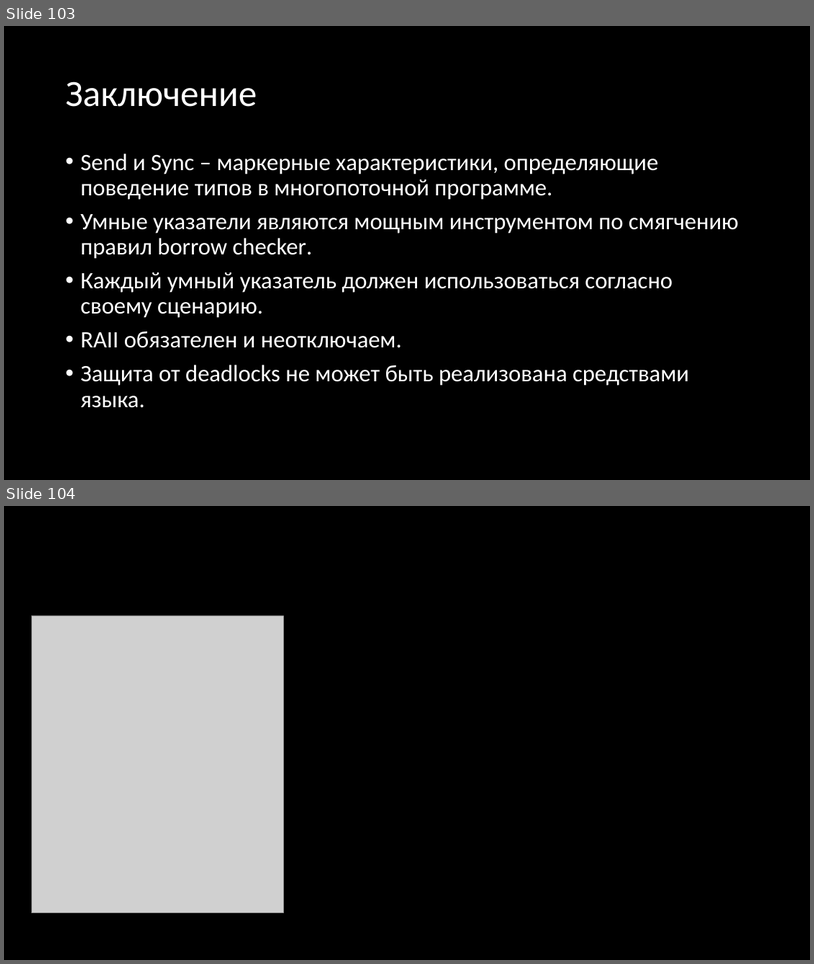
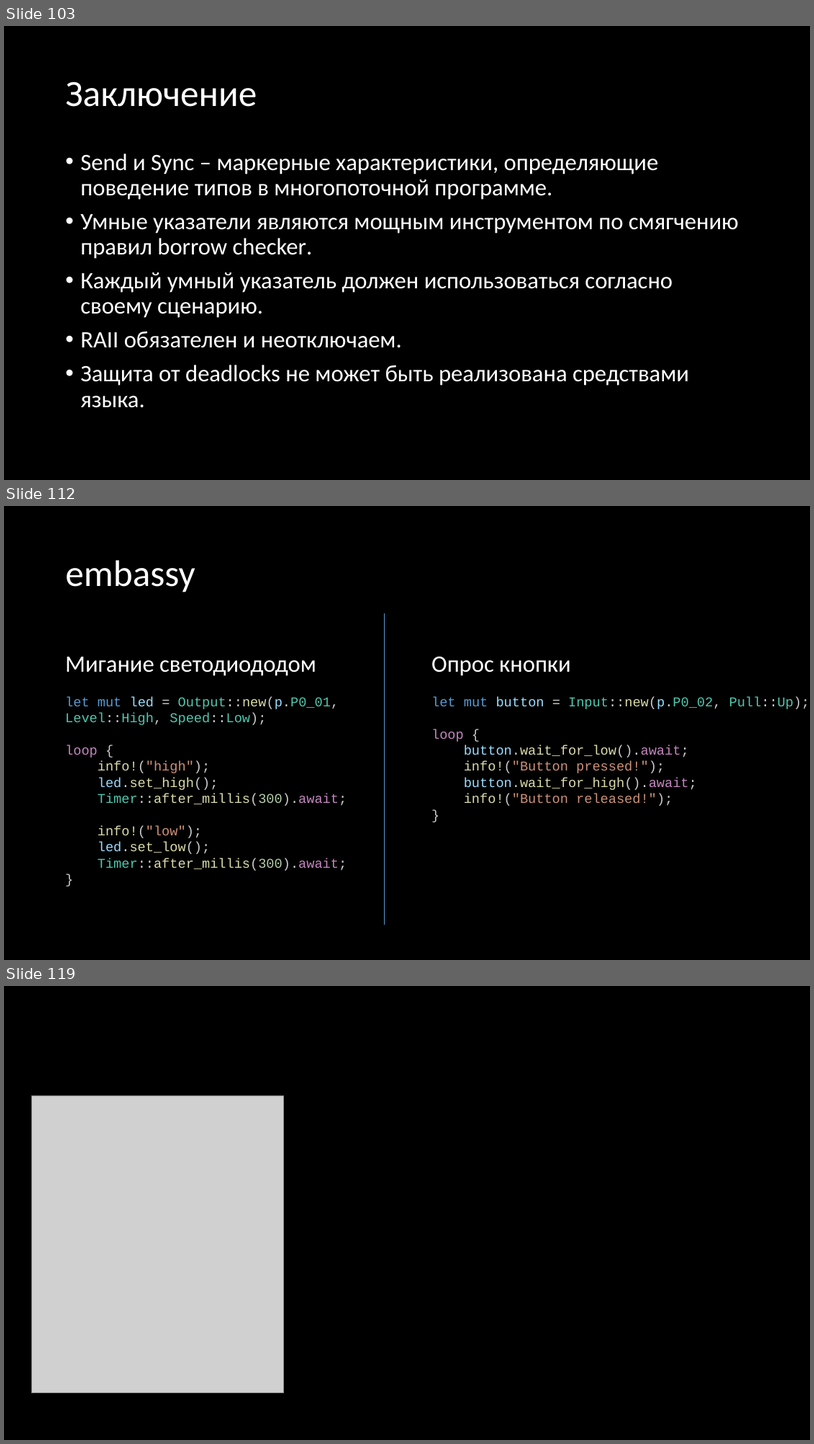
Before and after one commit to Gordon01/learn-rust, a slide deck: keynotes/Rust 2024.pptx. Shown one above the other, each under a label of ours: slides 103 and 104 before the commit, slides 103, 112 and 119 after it; the slides between them are not shown. The pictures are 814x964 and 814x1444 pixels, drawn with LibreOffice and Linux fonts; fonts in the diff are those of the drawing; grey boxes stand for pictures. Boxes give left, top, right and bottom in pixels: in the first picture for what was removed or moved away, otherwise in the second. Text is boxed around its words. In the diff, an @@ line names an element or a change of style, - is before the commit and + after.

```diff
--- a/keynotes/Rust 2024.pptx
+++ b/keynotes/Rust 2024.pptx
@@ slide 112 added at [4, 506, 810, 960], background #000000 @@
@@ title added at [65, 560, 195, 592], 44 pt, text #FFFFFF @@
+embassy
@@ line added from (384, 614) to (384, 924), #5B9BD5 0.5 pt @@
@@ text added at [65, 656, 347, 870], 16 pt, text #DCDCAA @@
+Мигание светодиододом
+let mut led = Output::new(p.P0_01, Level::High, Speed::Low);
+loop {
+info!("high");
+led.set_high();
+Timer::after_millis(300).await;
+info!("low");
+led.set_low();
+Timer::after_millis(300).await;
+}
@@ text added at [432, 656, 810, 806], 16 pt, text #DCDCAA @@
+Опрос кнопки
+let mut button = Input::new(p.P0_02, Pull::Up);
+loop {
+button.wait_for_low().await;
+info!("Button pressed!");
+button.wait_for_high().await;
+info!("Button released!");
+}
@@ what was slide 104 is now slide 119 @@
```
Also in this commit, not shown: 14 other slides added.
